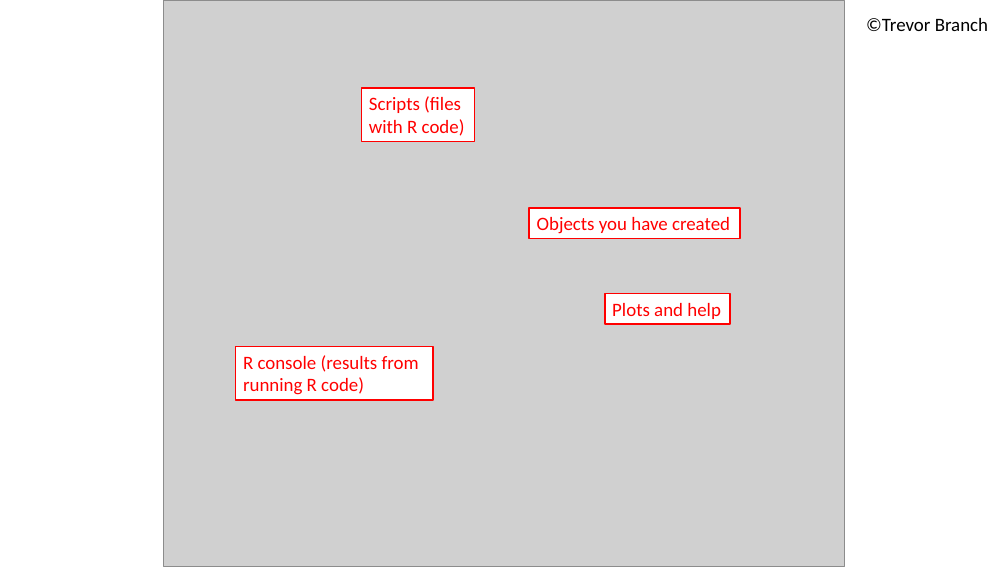
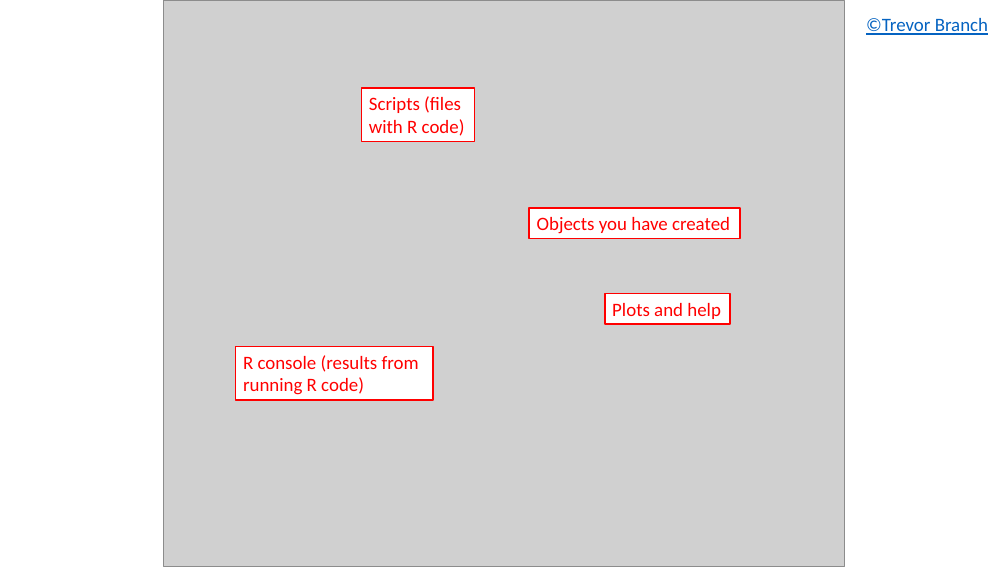
Before and after one commit to SESYNC-ci/Nov18-2015-Learning-R, a slide deck: slide 13 of Unconventional R.pptx. Drawn at 1008x567 pixels with LibreOffice and Linux fonts; fonts in the diff are those of the drawing; grey boxes stand for pictures. Boxes give left, top, right and bottom in pixels: in the first picture for what was removed or moved away, otherwise in the second. Text is boxed around its words. In the diff, an @@ line names an element or a change of style, - is before the commit and + after.

```diff
--- a/Unconventional R.pptx
+++ b/Unconventional R.pptx
@@ text "©Trevor Branch" at [866, 18, 988, 35]: text colour #000000 to #0563C1, underline on @@
```
Also in this commit, not shown: 4 other slides changed, 1 other file.
